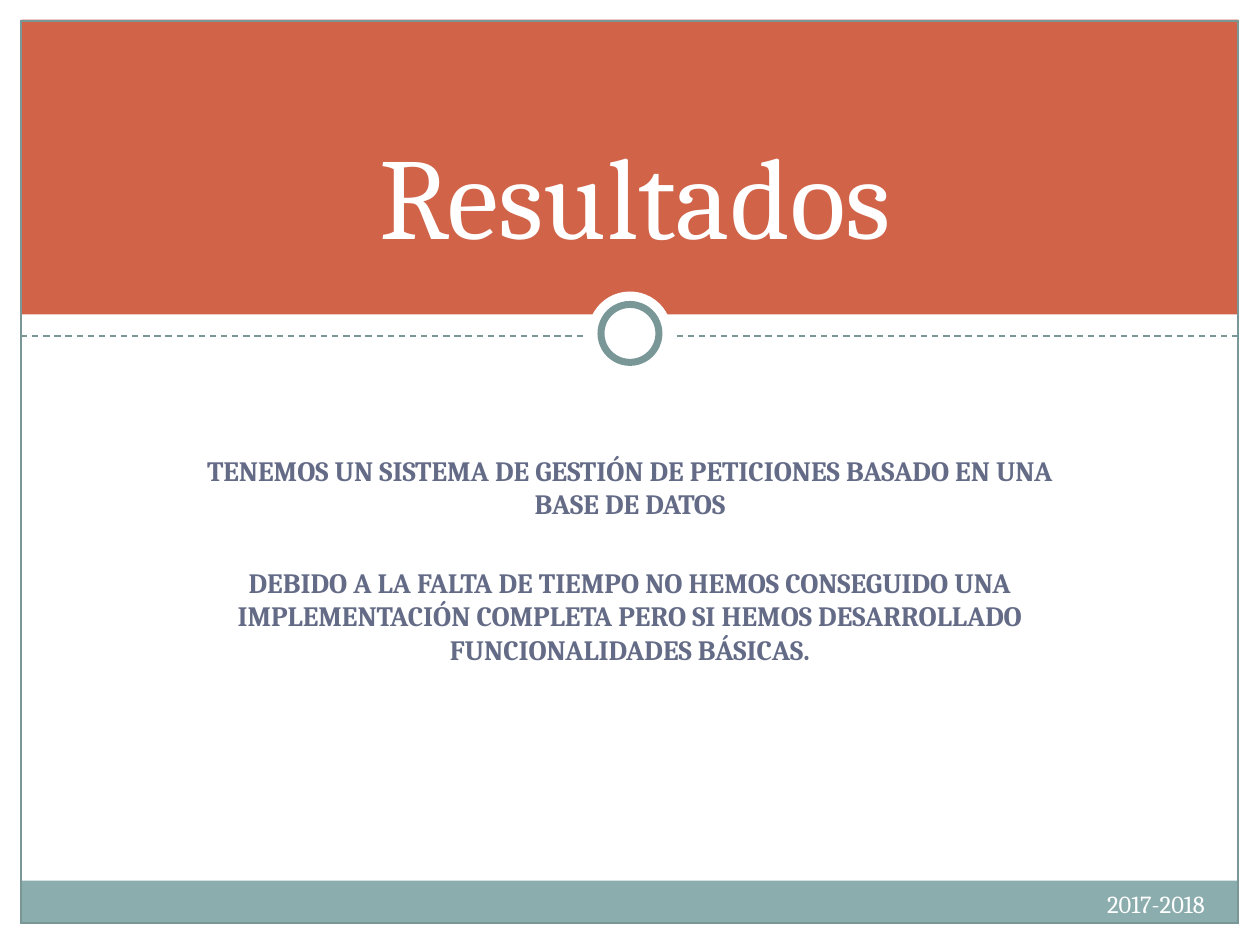
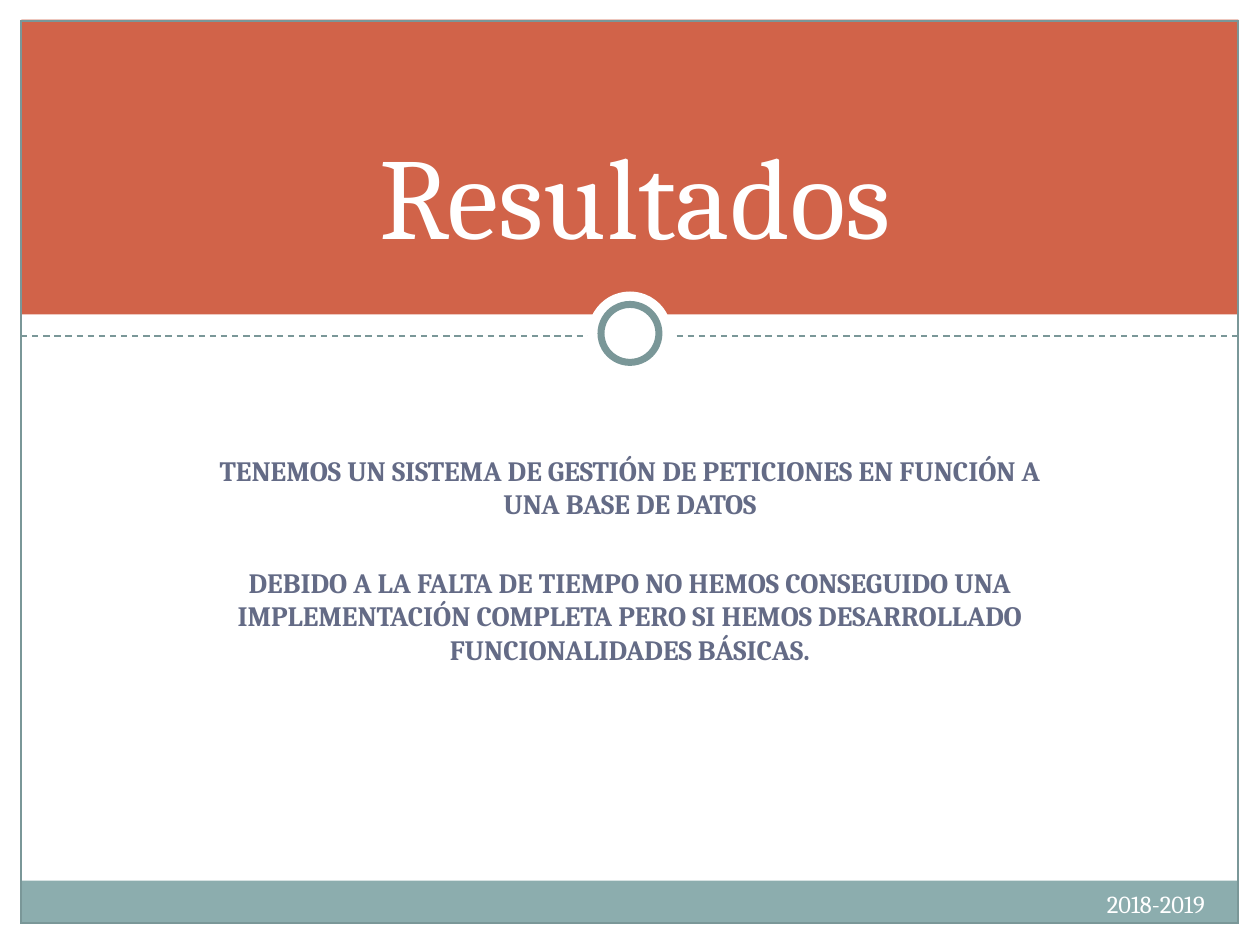
Before and after one commit to albertoaguileram/dsd, a slide deck: slide 19 of presentacionfinal.pptx. Drawn at 1260x945 pixels with LibreOffice and Linux fonts; fonts in the diff are those of the drawing. Boxes give left, top, right and bottom in pixels: in the first picture for what was removed or moved away, otherwise in the second. Text is boxed around its words. In the diff, an @@ line names an element or a change of style, - is before the commit and + after.

```diff
--- a/presentacionfinal.pptx
+++ b/presentacionfinal.pptx
@@ text at (x1=220, y1=456, x2=1040, y2=514): text changed @@
-TENEMOS UN SISTEMA DE GESTIÓN DE PETICIONES BASADO EN UNA BASE DE DATOS
+TENEMOS UN SISTEMA DE GESTIÓN DE PETICIONES EN FUNCIÓN A UNA BASE DE DATOS
@@ text at (x1=1107, y1=896, x2=1205, y2=913): text changed @@
-2017-2018
+2018-2019
```
Also in this commit, not shown: 18 other slides changed.
